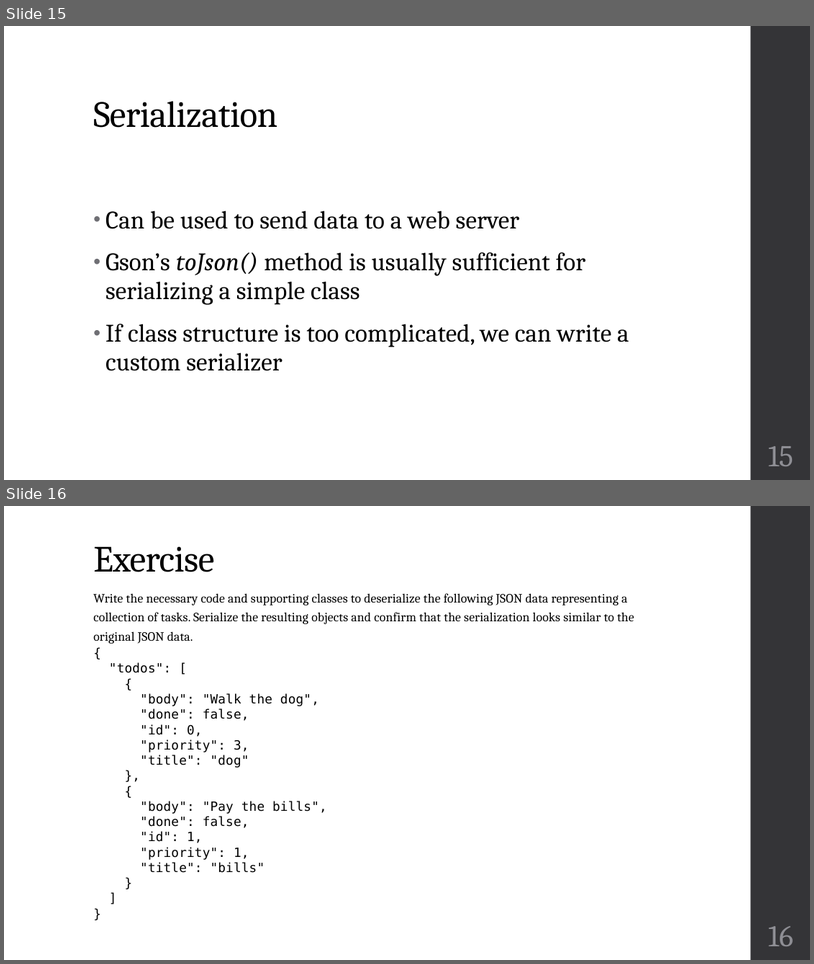
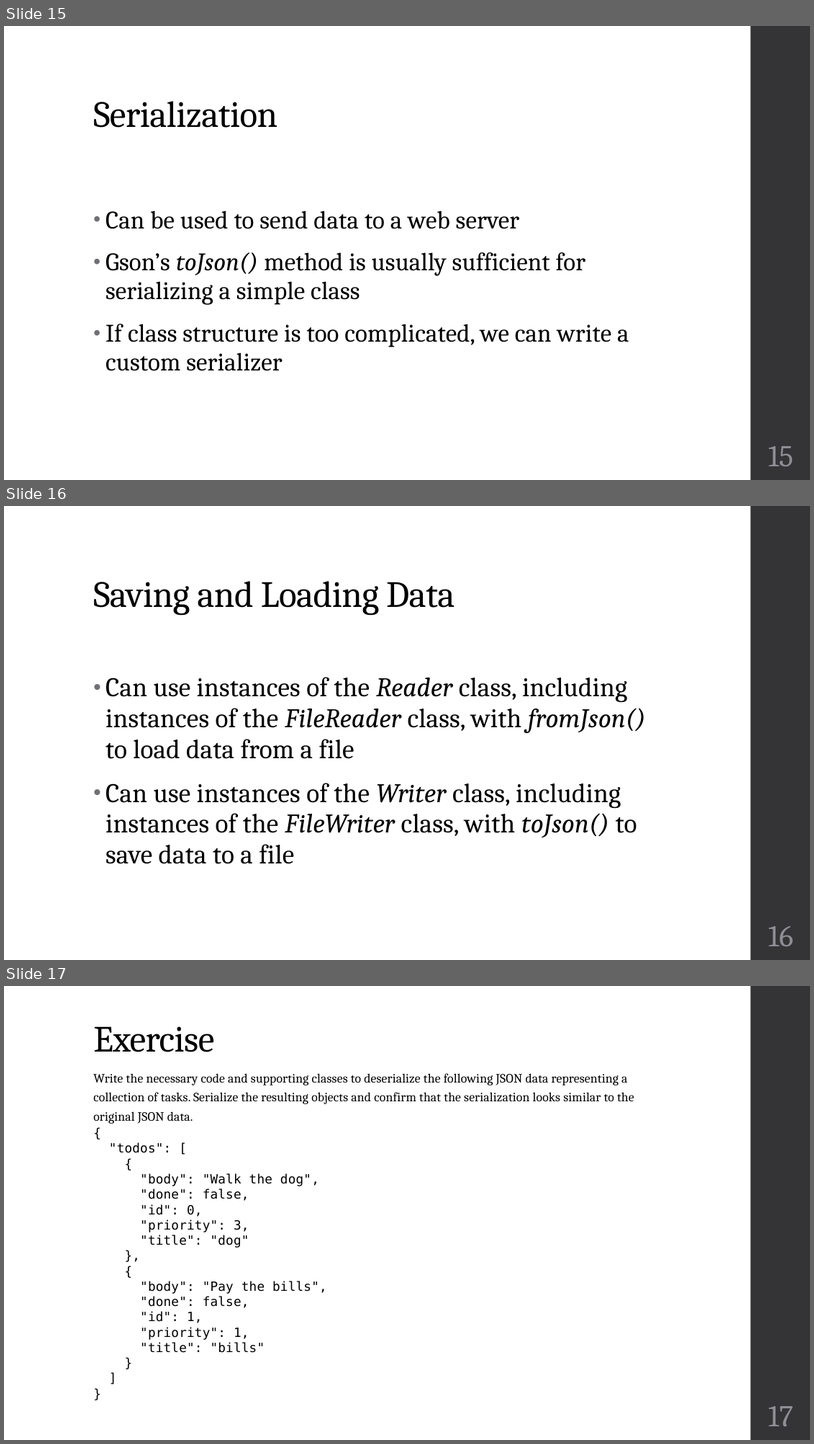
Before and after one commit to zarthur/CSCC-Fundamentals-Android-Notes, a slide deck: week_14/week_14.pptx. Shown one above the other, each under a label of ours: slides 15 and 16 before the commit, slides 15, 16 and 17 after it. The pictures are 814x964 and 814x1444 pixels, drawn with LibreOffice and Linux fonts; fonts in the diff are those of the drawing. Boxes give left, top, right and bottom in pixels: in the first picture for what was removed or moved away, otherwise in the second. Text is boxed around its words. In the diff, an @@ line names an element or a change of style, - is before the commit and + after.

```diff
--- a/week_14/week_14.pptx
+++ b/week_14/week_14.pptx
@@ slide 16 added at bbox=[4, 506, 810, 960], background #FFFFFF; not listed: 1 template element that a slide beside it also shows @@
@@ title added at bbox=[93, 581, 455, 615], 44 pt, text #000000 @@
+Saving and Loading Data
@@ text added at bbox=[106, 677, 646, 864], 32 pt, text #000000 @@
+• Can use instances of the Reader class, including instances of the FileReader class, with fromJson() to load data from a file
+• Can use instances of the Writer class, including instances of the FileWriter class, with toJson() to save data to a file
@@ page number added at bbox=[769, 926, 794, 946], 36 pt, text #8E8E94 @@
+16
@@ what was slide 16 is now slide 17 @@
@@ page number at bbox=[769, 1406, 794, 1426]: text changed @@
-16
+17
```
Also in this commit, not shown: 1 slide changed, 1 other file.
